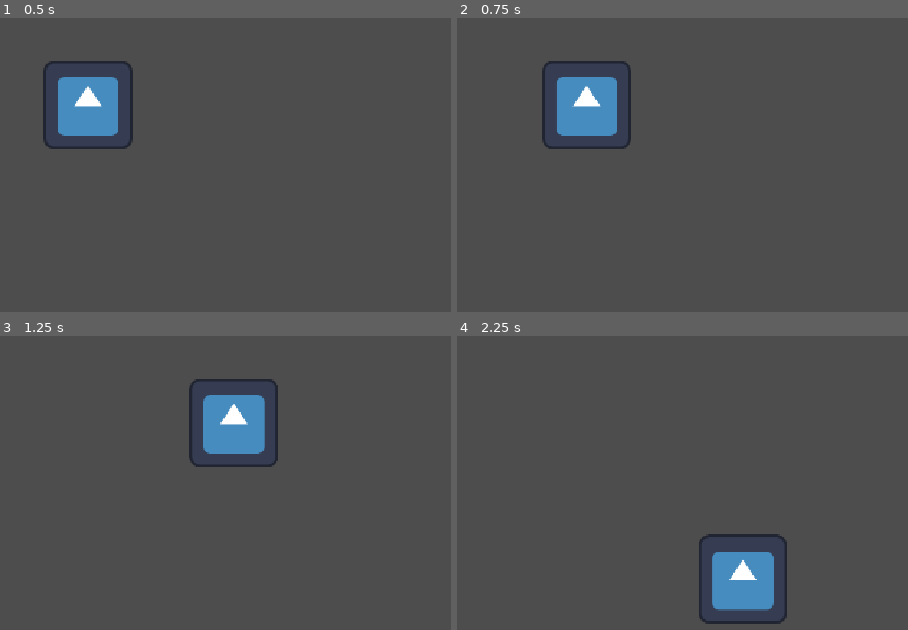
Above: before the commit, frames 1-4 (two rows, left to right).
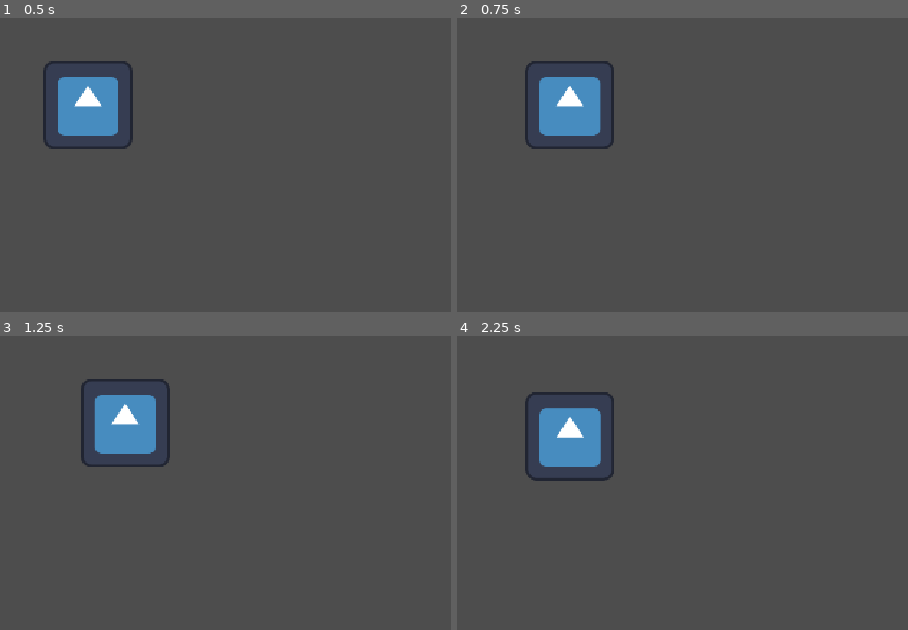
Above: after the commit, the same moments.

Repository: ckrose/Parallel-Palettes
Game: Godot game, scene res://Scenes/Main.tscn
The game is run twice, just before and just after one commit, with the same random seed, the same clock (stepped at 60 frames per second) and the same inputs. The engine's default icon, where the game draws it, is replaced by a stand-in: a white triangle on a blue panel in a dark square.
Inputs:
- Up to frame 1 (0.5 s): no input
- Up to frame 2 (0.75 s): tap Enter at 0.5 s; hold D (move_right) from 0.53 s (still down)
- Up to frame 3 (1.25 s): keep holding D (move_right)
- Up to frame 4 (2.25 s): release D (move_right) at 1.28 s; hold S (move_down) 1.28-2.03 s; hold D (move_right) from 2.03 s (still down)

Frame 1 is identical in both runs. In frame 2, 2.6% of the frame differs, in the area x 15-39%, y 14-45%; in frame 3, 7.0%; in frame 4, 7.1%, in the area x 15-74%, y 19-98%.

Commit message:
Update Main.tscn

Diff:
--- a/parallel-palettes/Scenes/Main.tscn
+++ b/parallel-palettes/Scenes/Main.tscn
@@ -17,3 +17,8 @@
 
 [node name="CollisionShape2D" type="CollisionShape2D" parent="Player" unique_id=206916519]
 shape = SubResource("RectangleShape2D_player")
+
+[node name="Camera2D" type="Camera2D" parent="Player" unique_id=1435286017]
+position_smoothing_enabled = true
+position_smoothing_speed = 5.0
+enabled = true
